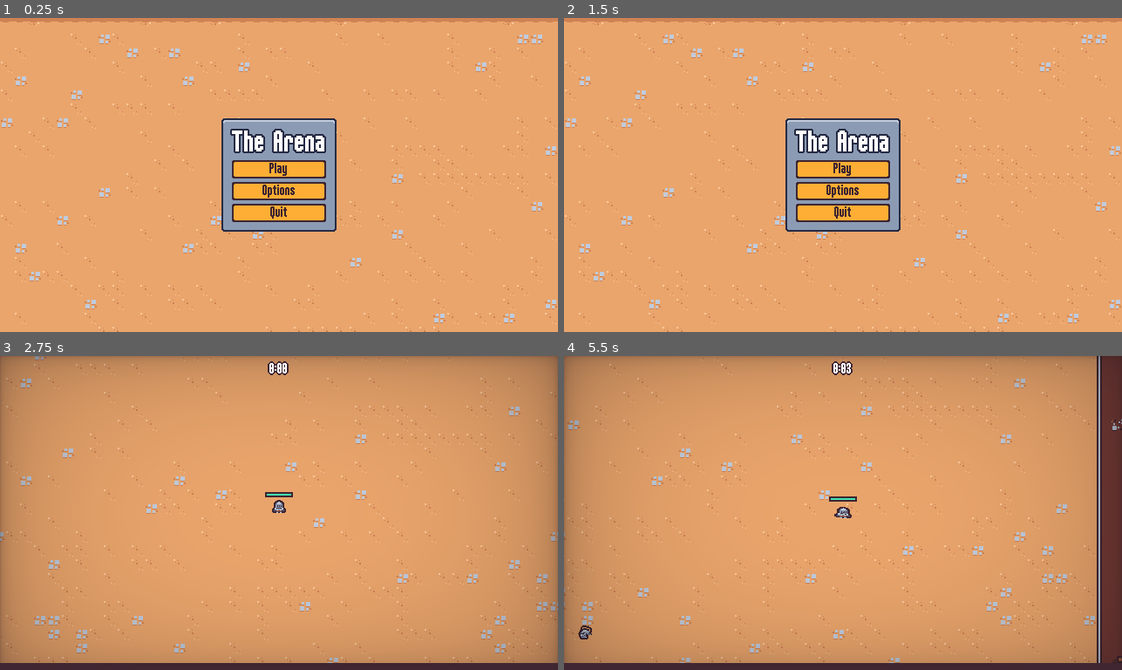
Above: before the commit, frames 1-4 (two rows, left to right).
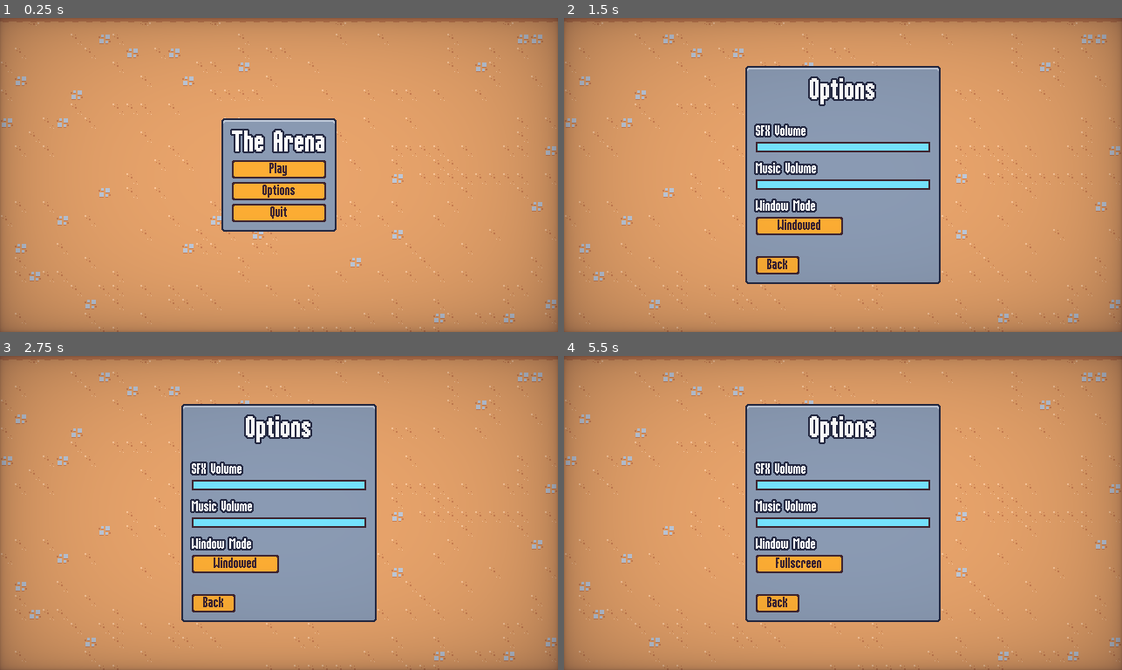
Above: after the commit, the same moments.

Repository: rafariossaa/godot_2d_survival_tutorial
Game: Godot game, scene res://scenes/ui/main_menu.tscn
Same seed, same stepped clock (60 frames per second), same inputs: the game is played once before the commit and once after it.
Inputs (mouse positions are in pixels of both pictures, inside the frame that each line leads up to):
- Up to frame 1 (0.25 s): no input
- Up to frame 2 (1.5 s): click "Options" at 0.5 s; click "Back" at 1.25 s
- Up to frame 3 (2.75 s): click "Play" at 2 s
- Up to frame 4 (5.5 s): click (843, 506) at 2.75 s, where only the run after the commit has a clickable "Play"; click (798, 563) at 3.5 s, where only the run after the commit has a clickable "Windowed"; move the mouse to (965, 497) at 4.27 s; press the mouse at (965, 497) at 4.28 s; hold Right (move_right) 4.28-5.03 s; move the mouse to (731, 528) at 5.02 s; release the mouse at (731, 528) at 5.03 s; hold Down (move_down) from 5.03 s (still down); click (731, 528) at 5.1 s

The runs differ from the first frame. In frame 1, 32% of the frame differs, in the area x 0-100%, y 0-100%; in frame 2, 54%; in frame 3, 31%; in frame 4, 35%.

Commit message:
Lesson 66- Adding a Scene Transition

Diff:
--- a/project.godot
+++ b/project.godot
@@ -19,6 +19,7 @@
 
 GameEvents="*res://scenes/autoload/game_events.tscn"
 MusicPlayer="*res://scenes/autoload/music_player.tscn"
+ScreenTransition="*res://scenes/autoload/screen_transition.tscn"
 
 [display]
 
--- /dev/null
+++ b/scenes/autoload/screen_transition.gd
@@ -0,0 +1,20 @@
+extends CanvasLayer
+
+signal transitioned_halfway
+
+var skip_emit = false
+
+
+func transition():
+	$AnimationPlayer.play("default")
+	await transitioned_halfway
+	skip_emit = true
+	$AnimationPlayer.play_backwards("default")
+	skip_emit = false
+
+
+func emit_transition_halfway():
+	if skip_emit:
+		skip_emit = false
+		return
+	transitioned_halfway.emit()
--- /dev/null
+++ b/scenes/autoload/screen_transition.gdshader
@@ -0,0 +1,15 @@
+shader_type canvas_item;
+
+uniform vec4 transition_color: source_color;
+uniform sampler2D transition_texture : filter_nearest;
+uniform float percent: hint_range(0.0, 1.0);
+
+void fragment() {
+	// Called for every pixel the material is visible on.
+	vec4 transition_texture_color = texture(transition_texture, UV);
+	if (transition_texture_color.r > percent) {
+		COLOR.a = 0.0;
+	} else {
+		COLOR = transition_color;
+	}
+}
--- /dev/null
+++ b/scenes/autoload/screen_transition.tscn
@@ -0,0 +1,121 @@
+[gd_scene load_steps=8 format=3 uid="uid://bqi02lk3ammer"]
+
+[ext_resource type="Shader" path="res://scenes/autoload/screen_transition.gdshader" id="1_5n7ed"]
+[ext_resource type="Script" path="res://scenes/autoload/screen_transition.gd" id="1_r82qr"]
+[ext_resource type="Texture2D" uid="uid://q2ymsdyp05tw" path="res://assets/ui/screen_transition.png" id="2_16g3t"]
+
+[sub_resource type="Animation" id="Animation_voxok"]
+length = 0.4
+step = 0.01
+tracks/0/type = "value"
+tracks/0/imported = false
+tracks/0/enabled = true
+tracks/0/path = NodePath("ColorRect:material:shader_parameter/percent")
+tracks/0/interp = 1
+tracks/0/loop_wrap = true
+tracks/0/keys = {
+"times": PackedFloat32Array(0),
+"transitions": PackedFloat32Array(1),
+"update": 0,
+"values": [0.0]
+}
+tracks/1/type = "value"
+tracks/1/imported = false
+tracks/1/enabled = true
+tracks/1/path = NodePath("ColorRect:visible")
+tracks/1/interp = 1
+tracks/1/loop_wrap = true
+tracks/1/keys = {
+"times": PackedFloat32Array(0, 0.01),
+"transitions": PackedFloat32Array(1, 1),
+"update": 1,
+"values": [false, true]
+}
+tracks/2/type = "method"
+tracks/2/imported = false
+tracks/2/enabled = true
+tracks/2/path = NodePath(".")
+tracks/2/interp = 1
+tracks/2/loop_wrap = true
+tracks/2/keys = {
+"times": PackedFloat32Array(0.4),
+"transitions": PackedFloat32Array(1),
+"values": [{
+"args": [],
+"method": &"emit_transition_halfway"
+}]
+}
+
+[sub_resource type="Animation" id="Animation_fbgtq"]
+resource_name = "default"
+length = 0.4
+step = 0.01
+tracks/0/type = "value"
+tracks/0/imported = false
+tracks/0/enabled = true
+tracks/0/path = NodePath("ColorRect:material:shader_parameter/percent")
+tracks/0/interp = 1
+tracks/0/loop_wrap = true
+tracks/0/keys = {
+"times": PackedFloat32Array(0, 0.4),
+"transitions": PackedFloat32Array(2.92817, 1),
+"update": 0,
+"values": [0.0, 1.0]
+}
+tracks/1/type = "method"
+tracks/1/imported = false
+tracks/1/enabled = true
+tracks/1/path = NodePath(".")
+tracks/1/interp = 1
+tracks/1/loop_wrap = true
+tracks/1/keys = {
+"times": PackedFloat32Array(0.4),
+"transitions": PackedFloat32Array(1),
+"values": [{
+"args": [],
+"method": &"emit_transition_halfway"
+}]
+}
+tracks/2/type = "value"
+tracks/2/imported = false
+tracks/2/enabled = true
+tracks/2/path = NodePath("ColorRect:visible")
+tracks/2/interp = 1
+tracks/2/loop_wrap = true
+tracks/2/keys = {
+"times": PackedFloat32Array(0, 0.01),
+"transitions": PackedFloat32Array(1, 1),
+"update": 1,
+"values": [false, true]
+}
+
+[sub_resource type="AnimationLibrary" id="AnimationLibrary_ji2an"]
+_data = {
+"RESET": SubResource("Animation_voxok"),
+"default": SubResource("Animation_fbgtq")
+}
+
+[sub_resource type="ShaderMaterial" id="ShaderMaterial_cuwkl"]
+shader = ExtResource("1_5n7ed")
+shader_parameter/transition_color = Color(0.247059, 0.14902, 0.192157, 1)
+shader_parameter/percent = 0.0
+shader_parameter/transition_texture = ExtResource("2_16g3t")
+
+[node name="ScreenTransition" type="CanvasLayer"]
+process_mode = 3
+layer = 5
+script = ExtResource("1_r82qr")
+
+[node name="AnimationPlayer" type="AnimationPlayer" parent="."]
+libraries = {
+"": SubResource("AnimationLibrary_ji2an")
+}
+
+[node name="ColorRect" type="ColorRect" parent="."]
+visible = false
+material = SubResource("ShaderMaterial_cuwkl")
+anchors_preset = 15
+anchor_right = 1.0
+anchor_bottom = 1.0
+grow_horizontal = 2
+grow_vertical = 2
--- a/scenes/ui/end_screen.gd
+++ b/scenes/ui/end_screen.gd
@@ -30,6 +30,8 @@
 
 
 func on_restart_button_pressed():
+	ScreenTransition.transition()
+	await ScreenTransition.transitioned_halfway
 	get_tree().paused = false
 	get_tree().change_scene_to_file("res://scenes/main/main.tscn")
 
--- a/scenes/ui/main_menu.gd
+++ b/scenes/ui/main_menu.gd
@@ -10,11 +10,16 @@
 
 
 func on_play_pressed():
+	ScreenTransition.transition()
+	await ScreenTransition.transitioned_halfway
 	get_tree().change_scene_to_file("res://scenes/main/main.tscn")
 
 
 func on_options_pressed():
 	var options_instance = options_scene.instantiate()
+	ScreenTransition.transition()
+	await ScreenTransition.transitioned_halfway
+
 	add_child(options_instance)
 	options_instance.back_pressed.connect(on_options_closed.bind(options_instance))
 
--- a/scenes/ui/main_menu.tscn
+++ b/scenes/ui/main_menu.tscn
@@ -62,3 +62,4 @@
 "
 
 [node name="Vignette" parent="." instance=ExtResource("2_15smi")]
+layer = 2
--- a/scenes/ui/options_menu.gd
+++ b/scenes/ui/options_menu.gd
@@ -27,7 +27,6 @@
 func get_bus_volume_percent(bus_name: String):
 	var bus_index = AudioServer.get_bus_index(bus_name)
 	var volume_db = AudioServer.get_bus_volume_db(bus_index)
-	print("bus_name:" + bus_name + " volume: " + str(bus_index) +"--"+ str(volume_db) +"--" )
 	return db_to_linear(volume_db)
 
 
@@ -52,4 +51,6 @@
 
 
 func on_back_button_pressed():
+	ScreenTransition.transition()
+	await ScreenTransition.transitioned_halfway
 	back_pressed.emit()
--- a/scenes/ui/pause_menu.gd
+++ b/scenes/ui/pause_menu.gd
@@ -50,6 +50,9 @@
 
 
 func on_options_pressed():
+	ScreenTransition.transition()
+	await ScreenTransition.transitioned_halfway
+
 	var options_menu_instance = options_menu_scene.instantiate()
 	add_child(options_menu_instance)
 	options_menu_instance.back_pressed.connect(on_options_back_pressed.bind(options_menu_instance))
Binary file added: assets/ui/screen_transition.png
Not shown, added: assets/ui/screen_transition.png.import
